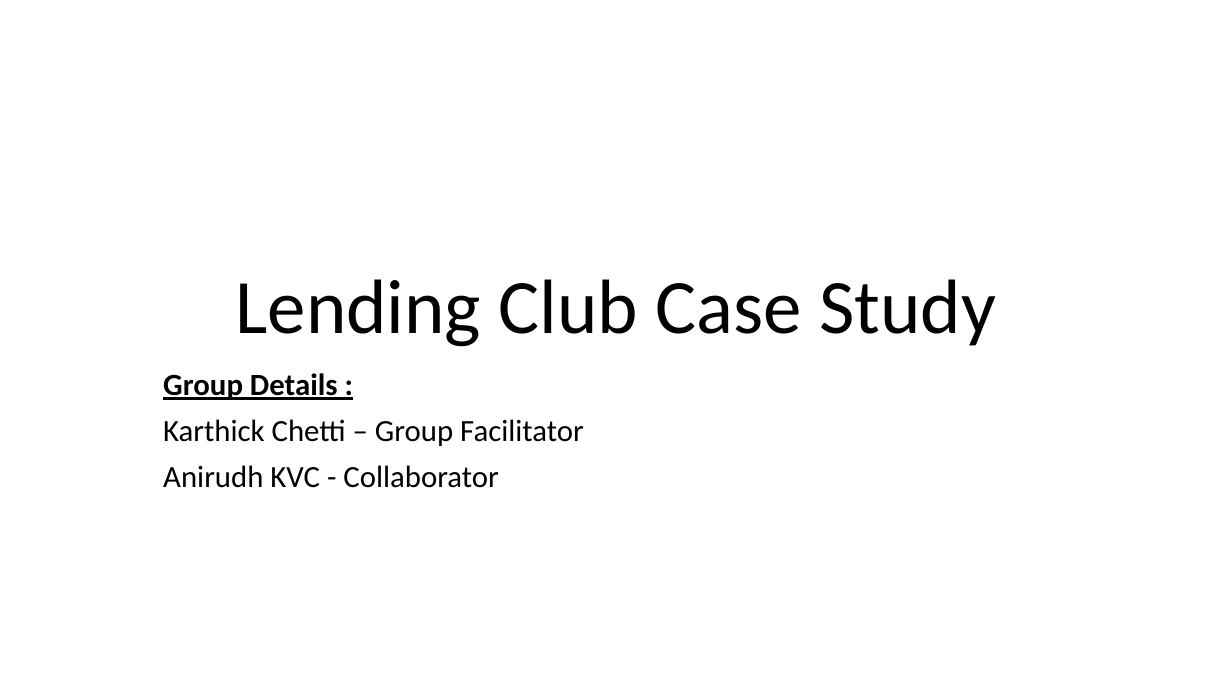
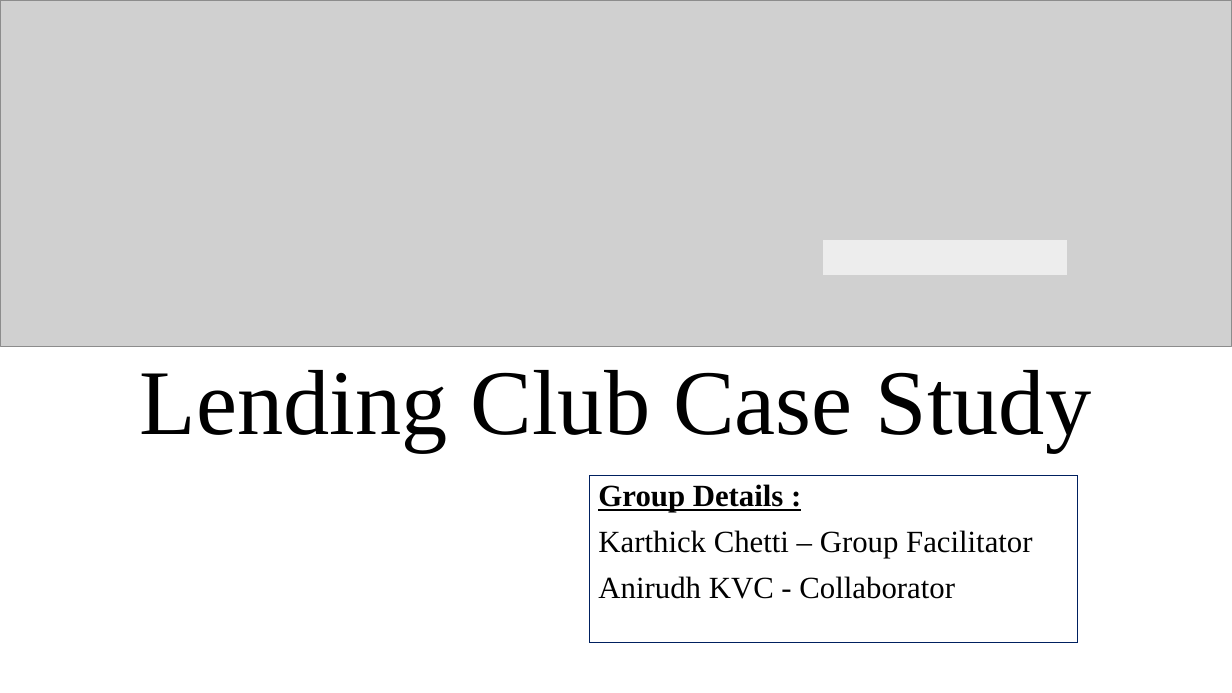
Before and after one commit to karthickchetti/LendingClubCaseStudy, a slide deck: slide 1 of LC_EDA.pptx. Drawn at 1232x693 pixels with LibreOffice and Linux fonts; fonts in the diff are those of the drawing; grey boxes stand for pictures. Boxes give left, top, right and bottom in pixels: in the first picture for what was removed or moved away, otherwise in the second. Text is boxed around its words. In the diff, an @@ line names an element or a change of style, - is before the commit and + after.

```diff
--- a/LC_EDA.pptx
+++ b/LC_EDA.pptx
@@ picture added at [0, 0, 1232, 347] @@
@@ rectangle added at [823, 241, 1066, 274], fill #EDEDED, outline #EDEDED 1 pt @@
@@ title "Lending Club Case Study": place and size @@
-title "Lending Club Case Study" at [235, 279, 996, 347]
+title "Lending Club Case Study" at [140, 370, 1092, 451]
@@ title "Lending Club Case Study" at [140, 370, 1092, 451]: size 60 to 72 pt, font Calibri to Times New Roman @@
@@ subtitle "Group Details :": place and size @@
-subtitle "Group Details :" at [163, 373, 584, 488]
+subtitle "Group Details :" at [590, 475, 1079, 642]
@@ subtitle "Group Details :" at [590, 475, 1079, 642]: font Calibri to Times New Roman; outline none to #002060 0.75 pt @@
```
Also in this commit, not shown: 4 other slides changed, 6 slides added, 1 other file.
